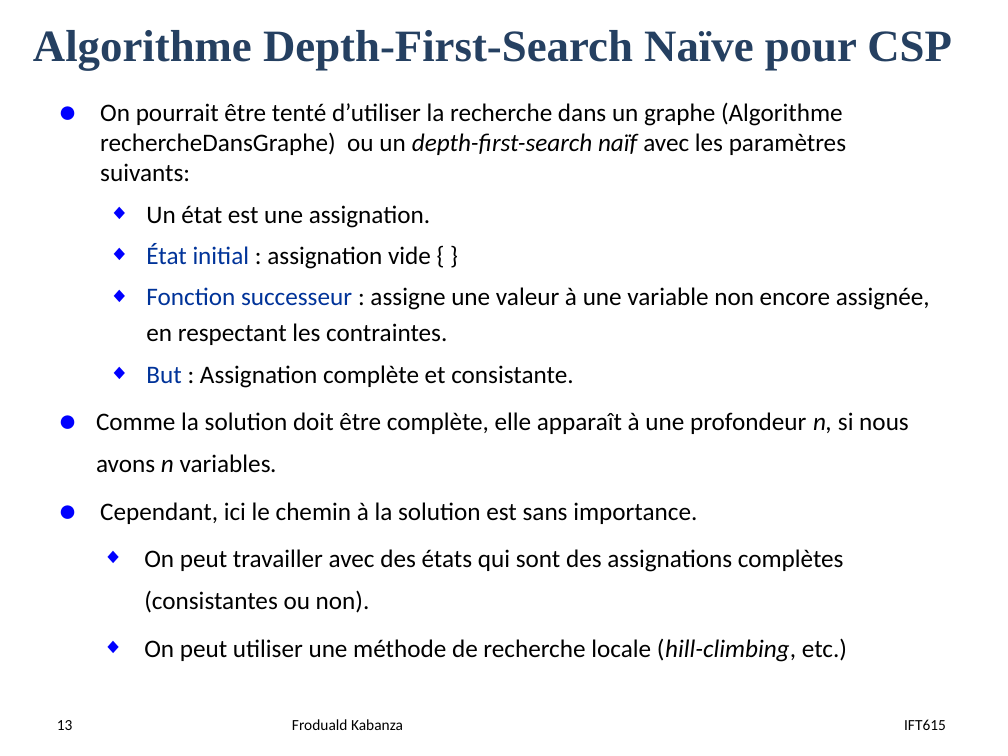
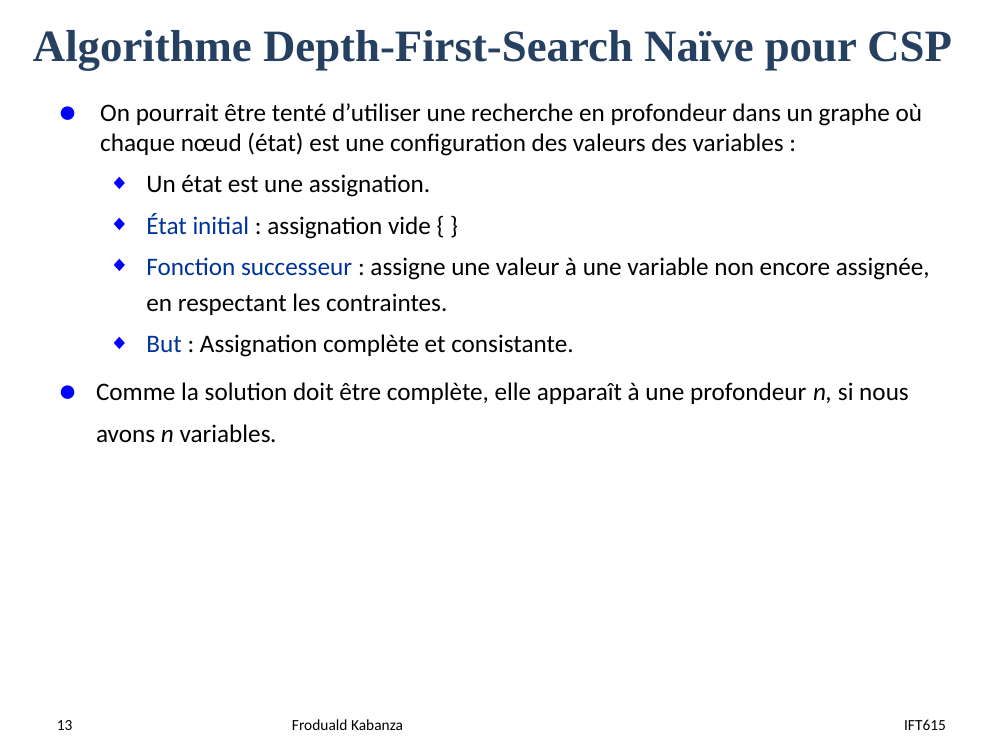
Before and after one commit to djeffkanda/djeffkanda.github.io, a slide deck: slide 13 of ift/assets/slides/ift615-19-Recherche locale par la satisfaction de contraintes.pptx. Drawn at 1008x756 pixels with LibreOffice and Linux fonts; fonts in the diff are those of the drawing. Boxes give left, top, right and bottom in pixels: in the first picture for what was removed or moved away, otherwise in the second. Text is boxed around its words. In the diff, an @@ line names an element or a change of style, - is before the commit and + after.

```diff
--- a/ift/assets/slides/ift615-19-Recherche locale par la satisfaction de contraintes.pptx
+++ b/ift/assets/slides/ift615-19-Recherche locale par la satisfaction de contraintes.pptx
@@ text at (x1=100, y1=103, x2=923, y2=156): text changed @@
-● On pourrait être tenté d’utiliser la recherche dans un graphe (Algorithme rechercheDansGraphe) ou un depth-first-search naïf avec les paramètres suivants:
+● On pourrait être tenté d’utiliser une recherche en profondeur dans un graphe où chaque nœud (état) est une configuration des valeurs des variables :
@@ text at (x1=100, y1=502, x2=847, y2=662): paragraphs removed @@
-● Cependant, ici le chemin à la solution est sans importance.
-  ◆ On peut travailler avec des états qui sont des assignations complètes (consistantes ou non).
-  ◆ On peut utiliser une méthode de recherche locale (hill-climbing, etc.)
```
Also in this commit, not shown: 5 other slides changed, 1 slide added, 5 other files.
